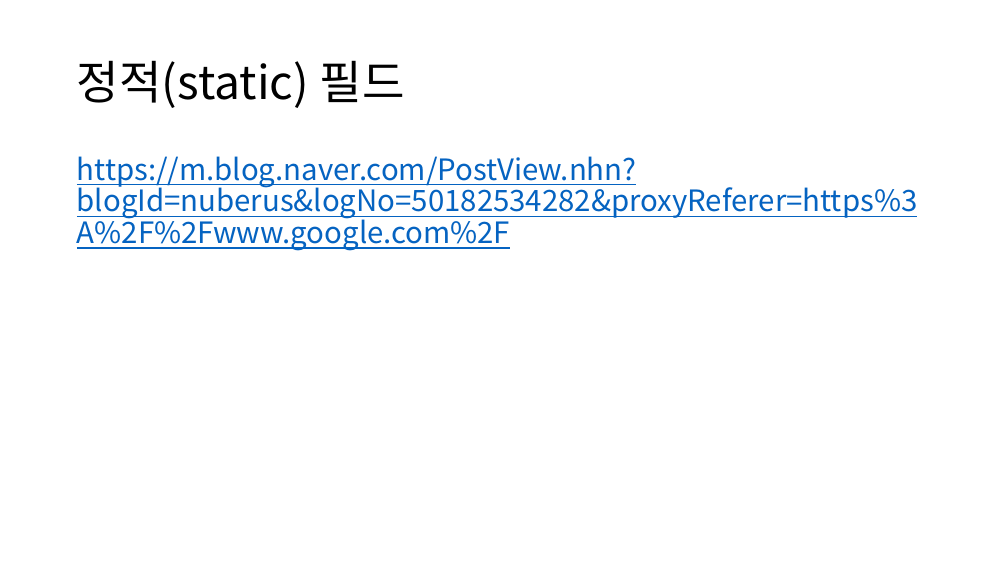
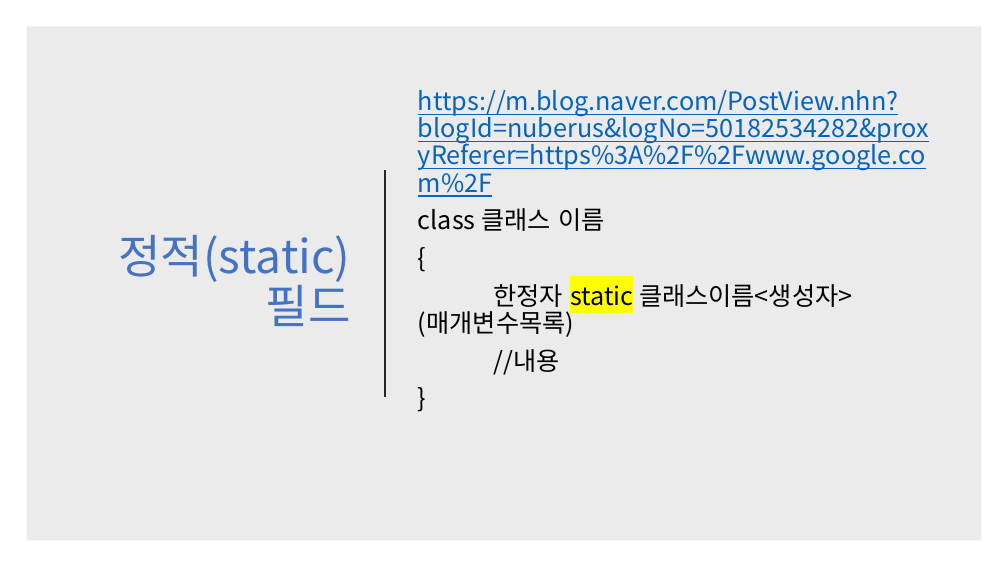
Before and after one commit to kjh99660/Study_powerpoint, a slide deck: slide 15 of c# 스터디 4주 차.pptx (slide 14 before the commit). Drawn at 1008x567 pixels with LibreOffice and Linux fonts; fonts in the diff are those of the drawing. Boxes give left, top, right and bottom in pixels: in the first picture for what was removed or moved away, otherwise in the second. Text is boxed around its words. In the diff, an @@ line names an element or a change of style, - is before the commit and + after.

Commit message:
2020.02.25 4주차 작업 및 5~8주차 강의 내용 수정

```diff
--- a/c# 스터디 4주 차.pptx
+++ b/c# 스터디 4주 차.pptx
@@ rectangle added at [26,26,982,541], fill #000000 at 8% opacity @@
@@ title "정적(static) 필드": place and size @@
-title "정적(static) 필드" at [77,60,405,108]
+title "정적(static) 필드" at [118,235,351,326]
@@ title "정적(static) 필드" at [118,235,351,326]: text colour #000000 to #4472C4; alignment left to right @@
@@ text "https://m.blog.naver.com/PostView.nhn?blogId=nuberus&logNo=5 ...": place and size @@
-text "https://m.blog.naver.com/PostView.nhn?blogId=nuberus&logNo=5 ..." at [77,156,918,251]
+text "https://m.blog.naver.com/PostView.nhn?blogId=nuberus&logNo=5 ..." at [418,90,929,375]
@@ text "https://m.blog.naver.com/PostView.nhn?blogId=nuberus&logNo=5 ..." at [418,90,929,375]: vertical alignment top to middle @@
@@ text at [418,90,929,197]: size 28 to 24 pt in "https://m.blog.naver.com/PostView.nhn?blogId=nuberus&logNo=5 ..." @@
@@ line added from (385, 170) to (385, 397), #262626 1.5 pt @@
@@ text at [418,208,852,375]: paragraphs added @@
+class 클래스 이름
+{
+한정자 static 클래스이름<생성자> (매개변수목록)
+//내용
+}
```
Also in this commit, not shown: 5 other slides changed, 3 slides added, 1 slide removed, 1 other file.
